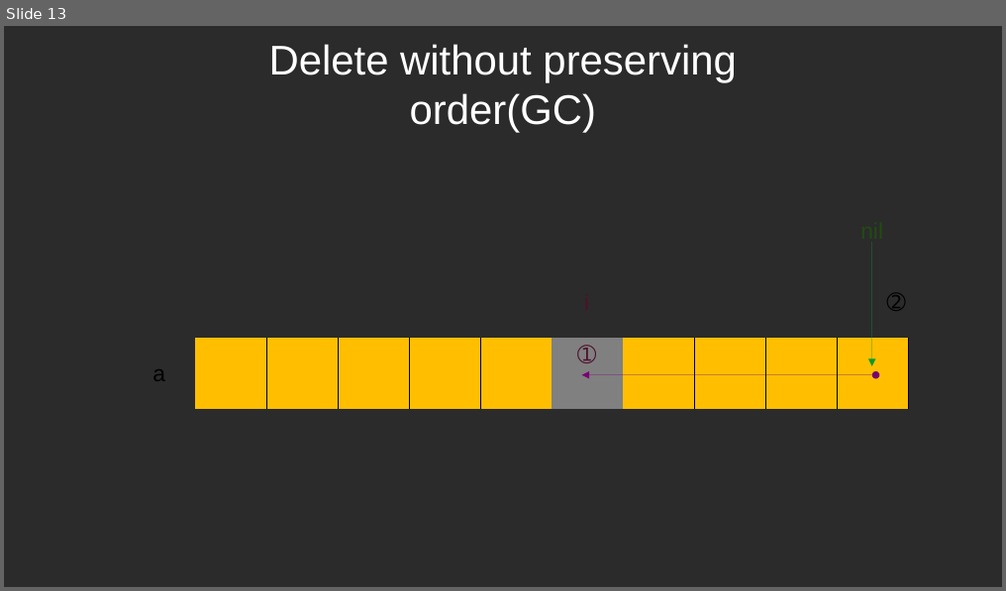
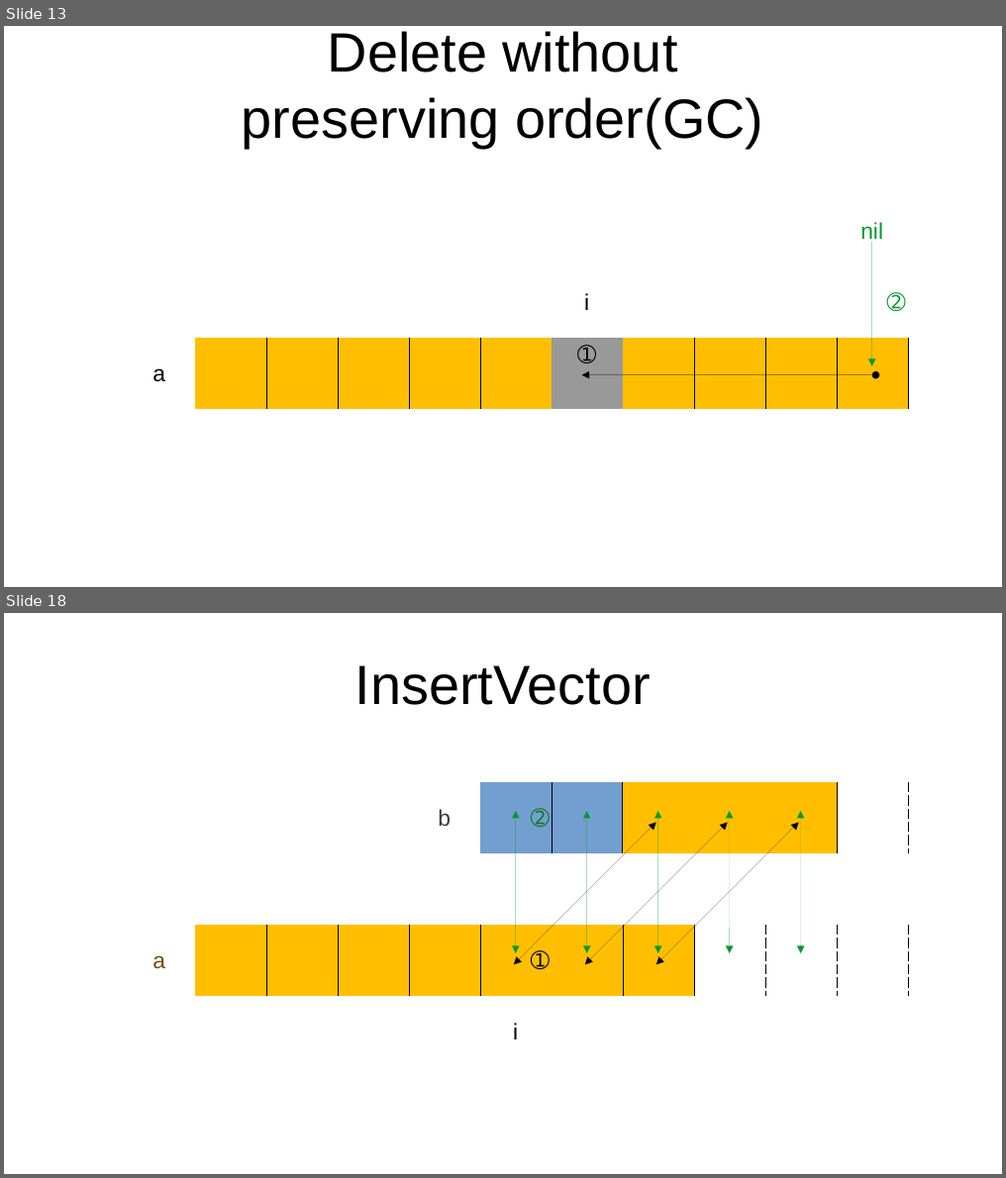
Before and after one commit to oneleo/golang-cht, a slide deck: images/images.odp. Shown one above the other, each under a label of ours: slide 13 before the commit, slides 13 and 18 after it; the slides between them are not shown. The pictures are 1006x591 and 1006x1178 pixels, drawn with LibreOffice and Linux fonts; fonts in the diff are those of the drawing; background and template pictures are left out; a plain dark background stands for a picture behind light text. Boxes give left, top, right and bottom in pixels: in the first picture for what was removed or moved away, otherwise in the second. Text is boxed around its words. In the diff, an @@ line names an element or a change of style, - is before the commit and + after.

```diff
--- a/images/images.odp
+++ b/images/images.odp
@@ slide 18 added at <box>4,613,1002,1174</box>, background #FFFFFF @@
@@ title added at <box>355,665,650,705</box>, 44 pt, text #000000 @@
+InsertVector
@@ table added at <box>124,711,911,1067</box>, 5 rows, 11 columns @@
+ |  |  |  |  |  |  |  |  |  | 
+ |  |  |  | b | ➁ |  |  |  |  | 
+ |  |  |  |  |  |  |  |  |  | 
+a |  |  |  |  | ➀ |  |  |  |  | 
+ |  |  |  |  | i |  |  |  |  | 
@@ group added at <box>516,811,801,954</box>: 5 double arrows @@
@@ double arrow added from (514, 965) to (656, 822), #000000 0 pt @@
@@ double arrow added from (585, 965) to (728, 822), #000000 0 pt @@
@@ double arrow added from (656, 965) to (799, 822), #000000 0 pt @@
@@ slide 13 changed as well @@
@@ background picture (left out) to #FFFFFF @@
@@ title "Delete without preserving order(GC)": place and size @@
-title "Delete without preserving order(GC)" at <box>269,44,737,133</box>
+title "Delete without preserving order(GC)" at <box>242,31,763,148</box>
@@ title "Delete without preserving order(GC)" at <box>242,31,763,148</box>: size 33 to 44 pt, text colour #FFFFFF to #000000 @@
@@ table at <box>124,124,911,480</box> @@
@@ fill #808080 to #999999 in row 4, column 7 @@
@@ text colour #224B12 to #069A2E in "nil" @@
@@ text colour #4E102D to #000000 in "i", "➀" @@
@@ text colour #000000 to #069A2E in "➁" @@
@@ double arrow (876, 375) - (582, 375): stroke #780373 0 pt to #000000 0 pt @@
```
Also in this commit, not shown: 9 other slides changed, 8 other slides added, 1 slide removed.
